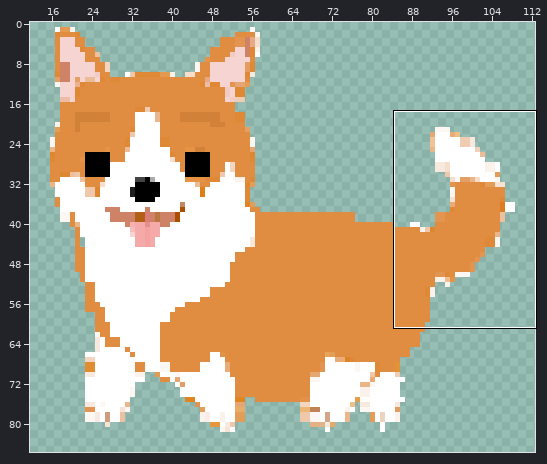
Edited in one commit: animated GIF sprite (1textadventure/img/walkingdoge.gif). The picture above shows the old version from afar; the outline marks the close-up.
Close-up. Before:
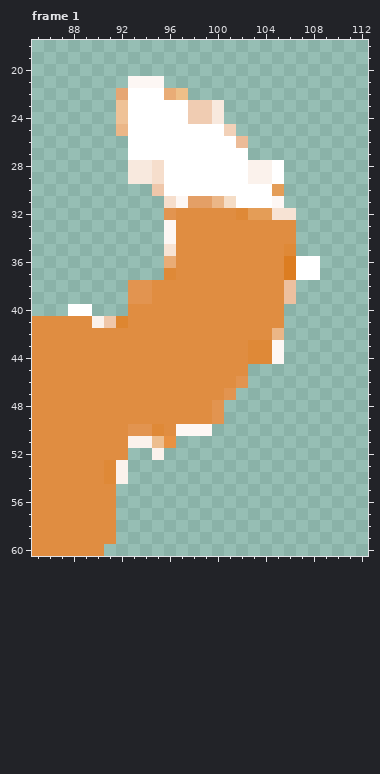
The file is 125x100 pixels, 3 frames. Colours within 5 levels of each other are drawn and written as one. Shown: frame 1: x 85..112, y 18..60. The wide view leaves out empty margins. The commit also changed other frames or places, which this record leaves out.
After the commit:
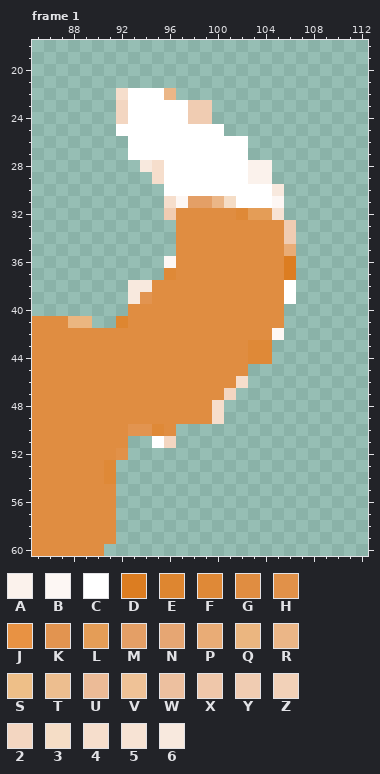
Palette (. is transparent): A #fbf2ec  B #fdf7f4  C #ffffff  D #dc7d21  E #de8630  F #df8937  G #e08d41  H #e19149  J #e89243  K #e29450  L #e49d57  M #e49f66  N #e6a673  P #e9ac76  Q #ebb680  R #ebb687  S #eebf88  T #edbe8f  U #ecbb97  V #efc297  W #edc09f  X #efc7aa  Y #f0ccb2  Z #f2d1b8  2 #f3d6c1  3 #f5ddc6  4 #f6decc  5 #f7e3d4  6 #f8e9de
From old to new:
Changed rows in their new state; - is an unchanged pixel.
Frame 1:
first column x 88:
21 -----...-------------
22 ----4---R.-----------
23 ----2-------.--------
24 ----2-------.--------
25 ----C--------.-------
26 --------------C------
28 -----.-----------.---
29 -----..----------.---
30 -------.---------6---
32 --------Y---------.--
33 --------.---------Y--
34 --------.---------Y--
35 --------.---------P--
36 --------B----------..
37 -------------------..
38 -----66-----------C--
39 -----6------------C--
40 ..-------------------
41 QQ..-----------------
42 -----------------B---
43 -----------------.---
44 -----------------.---
46 --------------4------
47 -------------2-------
48 ------------4--------
49 ------------4--------
50 ---------...---------
51 -----..C2------------
52 ----H--.-------------
53 ----.----------------
54 ----.----------------
Changed places in both close-ups, as pixel boxes (x1, y1, x2, y2):
changed: (68, 76, 320, 484)
